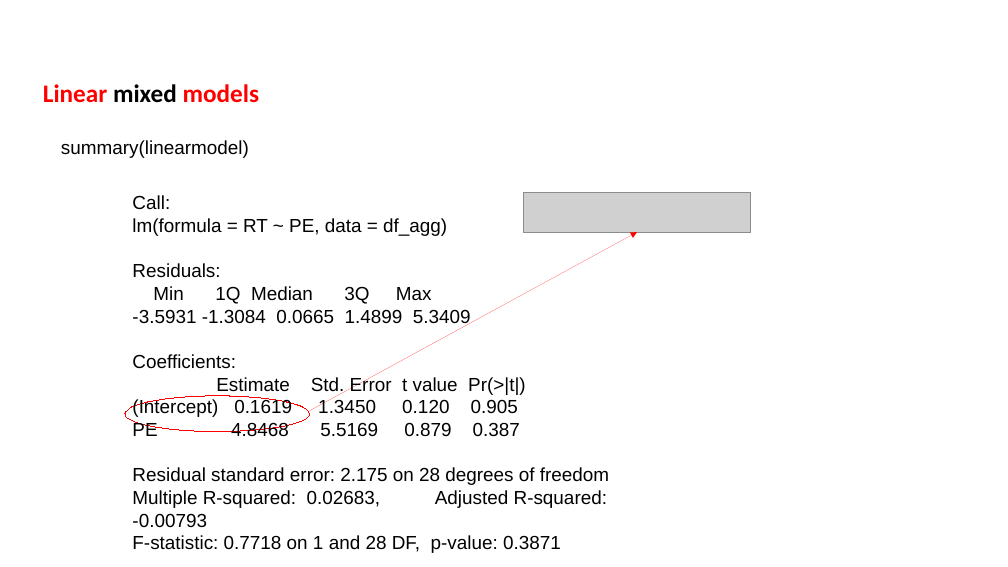
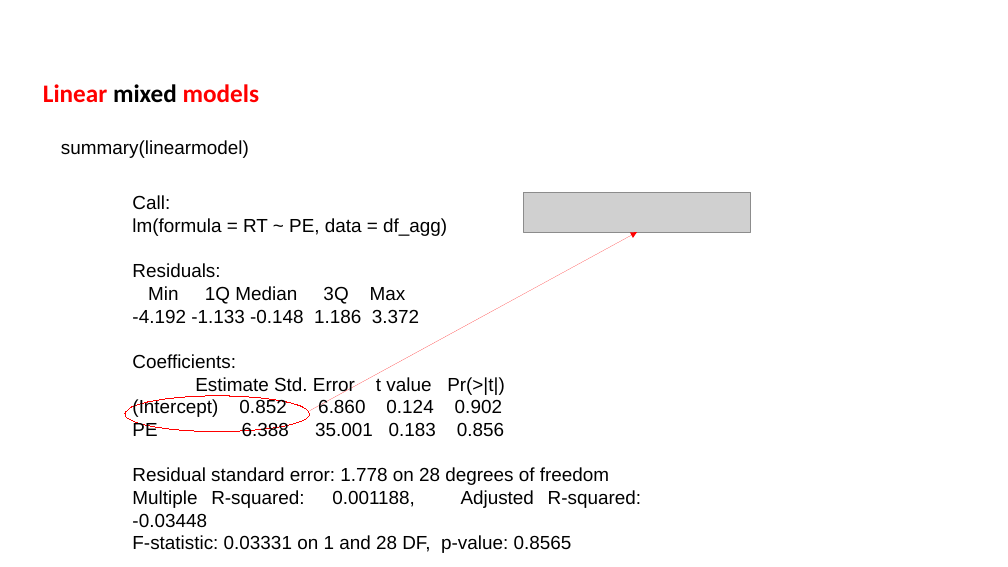
Before and after one commit to FPupillo/LMM_workshop, a slide deck: slide 14 of PPT_LMM.odp (slide 12 before the commit). Drawn at 1008x567 pixels with LibreOffice and Linux fonts; fonts in the diff are those of the drawing; grey boxes stand for pictures. Boxes give left, top, right and bottom in pixels: in the first picture for what was removed or moved away, otherwise in the second. Text is boxed around its words. In the diff, an @@ line names an element or a change of style, - is before the commit and + after.

```diff
--- a/PPT_LMM.odp
+++ b/PPT_LMM.odp
@@ text at box(132, 195, 505, 395): alignment left to justified @@
@@ text at box(132, 309, 419, 324): text changed @@
--3.5931 -1.3084 0.0665 1.4899 5.3409
+-4.192 -1.133 -0.148 1.186 3.372
@@ text at box(132, 399, 641, 553): text changed @@
-(Intercept) 0.1619 1.3450 0.120 0.905
-PE 4.8468 5.5169 0.879 0.387
-Residual standard error: 2.175 on 28 degrees of freedom
-Multiple R-squared: 0.02683, Adjusted R-squared: -0.00793
-F-statistic: 0.7718 on 1 and 28 DF, p-value: 0.3871
+(Intercept) 0.852 6.860 0.124 0.902
+PE 6.388 35.001 0.183 0.856
+Residual standard error: 1.778 on 28 degrees of freedom
+Multiple R-squared: 0.001188, Adjusted R-squared: -0.03448
+F-statistic: 0.03331 on 1 and 28 DF, p-value: 0.8565
```
Also in this commit, not shown: 10 other slides changed, 1 slide added, 1 slide removed, 2 other files.
